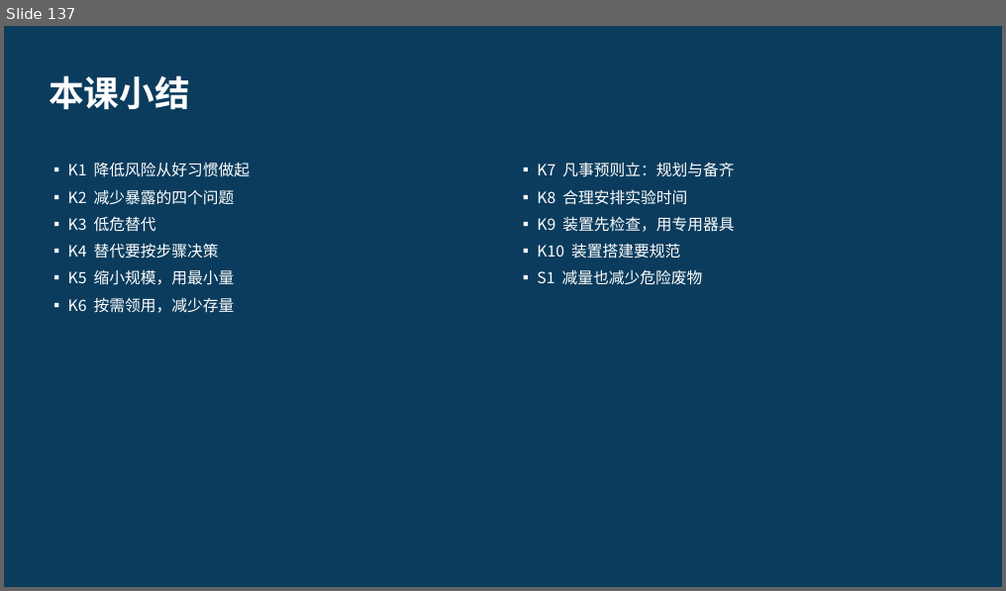
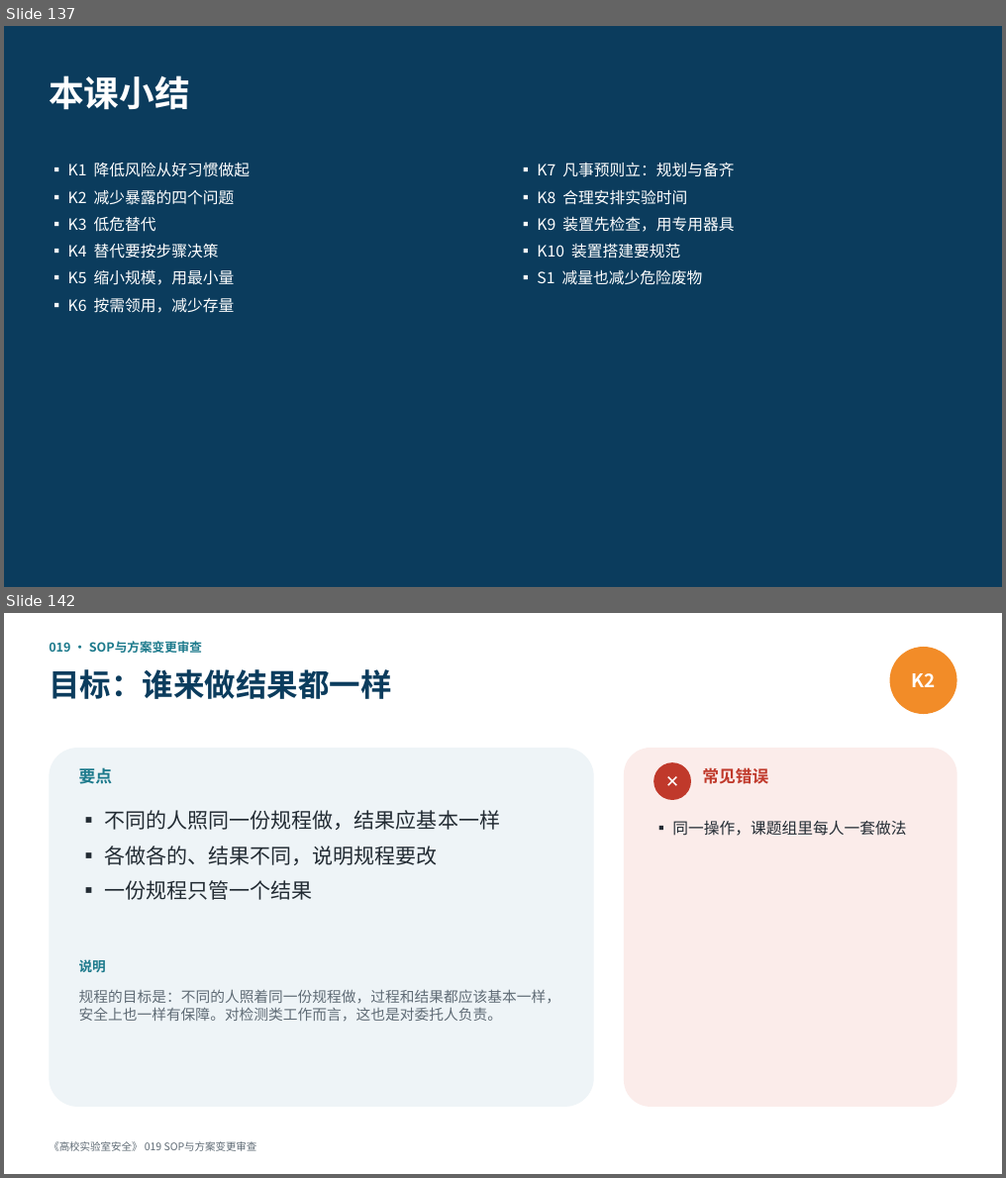
Before and after one commit to hanrongwx-max/videoyoutubo, a slide deck: course/高校实验室安全/课件/第2章_危险源辨识与风险评估.pptx. Shown one above the other, each under a label of ours: slide 137 before the commit, slides 137 and 142 after it; the slides between them are not shown. The pictures are 1006x591 and 1006x1178 pixels, drawn with LibreOffice and Linux fonts; fonts in the diff are those of the drawing. Boxes give left, top, right and bottom in pixels: in the first picture for what was removed or moved away, otherwise in the second. Text is boxed around its words. In the diff, an @@ line names an element or a change of style, - is before the commit and + after.

```diff
--- a/course/高校实验室安全/课件/第2章_危险源辨识与风险评估.pptx
+++ b/course/高校实验室安全/课件/第2章_危险源辨识与风险评估.pptx
@@ slide 142 added at (x1=4, y1=613, x2=1002, y2=1174), background #FFFFFF @@
@@ text added at (x1=49, y1=641, x2=202, y2=653), 12 pt, text #1D7A8C, bold @@
+019 · SOP与方案变更审查
@@ text added at (x1=49, y1=669, x2=391, y2=699), 30 pt, text #0B3C5D, bold @@
+目标：谁来做结果都一样
@@ ellipse added at (x1=890, y1=647, x2=957, y2=714), fill #F28C28, 18 pt, text #FFFFFF, bold @@
+K2
@@ rounded rectangle added at (x1=49, y1=748, x2=594, y2=1107), fill #EEF4F7 @@
@@ rounded rectangle added at (x1=624, y1=748, x2=957, y2=1107), fill #FBECEA @@
@@ text added at (x1=79, y1=768, x2=113, y2=784), 16 pt, text #1D7A8C, bold @@
+要点
@@ ellipse added at (x1=653, y1=762, x2=691, y2=800), fill #C0392B, 16 pt, text #FFFFFF, bold @@
+✕
@@ text added at (x1=702, y1=768, x2=768, y2=784), 16 pt, text #C0392B, bold @@
+常见错误
@@ text added at (x1=104, y1=810, x2=500, y2=900), 20 pt, text #222B33 @@
+▪ 不同的人照同一份规程做，结果应基本一样
+▪ 各做各的、结果不同，说明规程要改
+▪ 一份规程只管一个结果
@@ text added at (x1=672, y1=821, x2=906, y2=836), 15 pt, text #222B33 @@
+▪ 同一操作，课题组里每人一套做法
@@ text added at (x1=79, y1=960, x2=106, y2=972), 13 pt, text #1D7A8C, bold @@
+说明
@@ text added at (x1=79, y1=989, x2=560, y2=1022), 14 pt, text #5F6B75 @@
+规程的目标是：不同的人照着同一份规程做，过程和结果都应该基本一样，安全上也一样有保障。对检测类工作而言，这也是对委托人负责。
@@ text added at (x1=49, y1=1142, x2=257, y2=1152), 10 pt, text #5F6B75 @@
+《高校实验室安全》 019 SOP与方案变更审查
```
Also in this commit, not shown: 28 other slides added, 3 other files.
